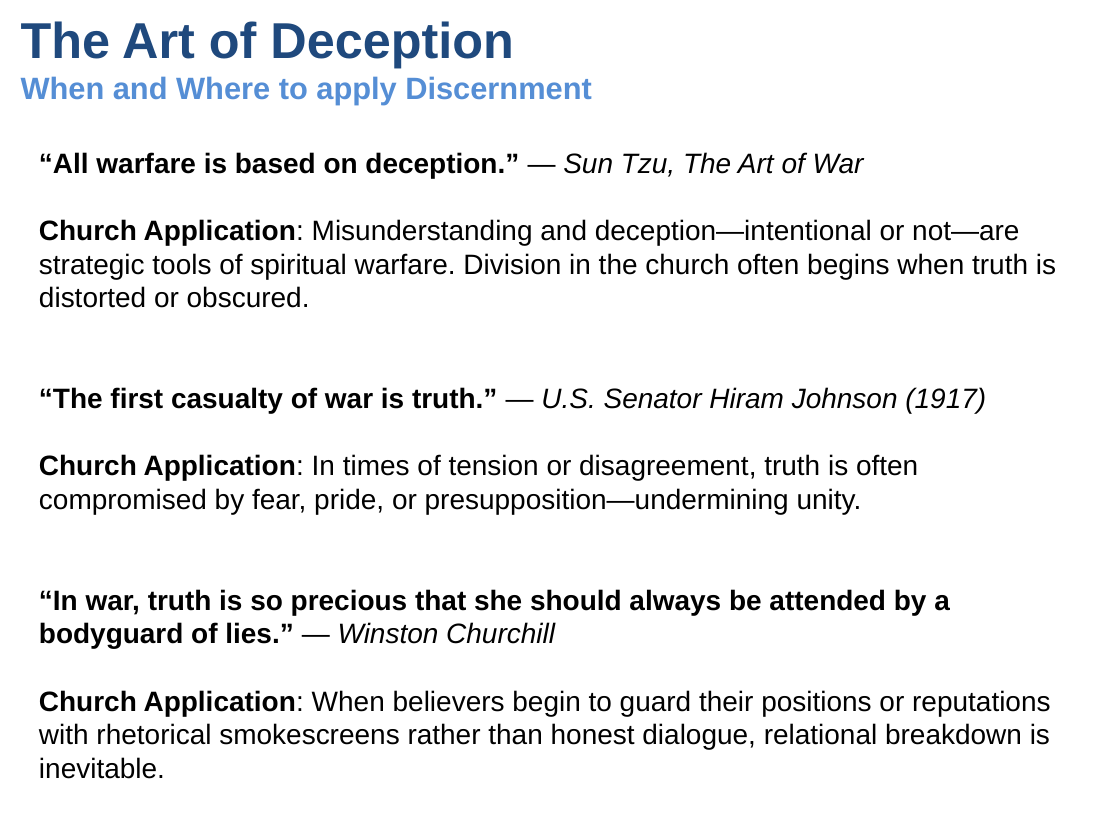
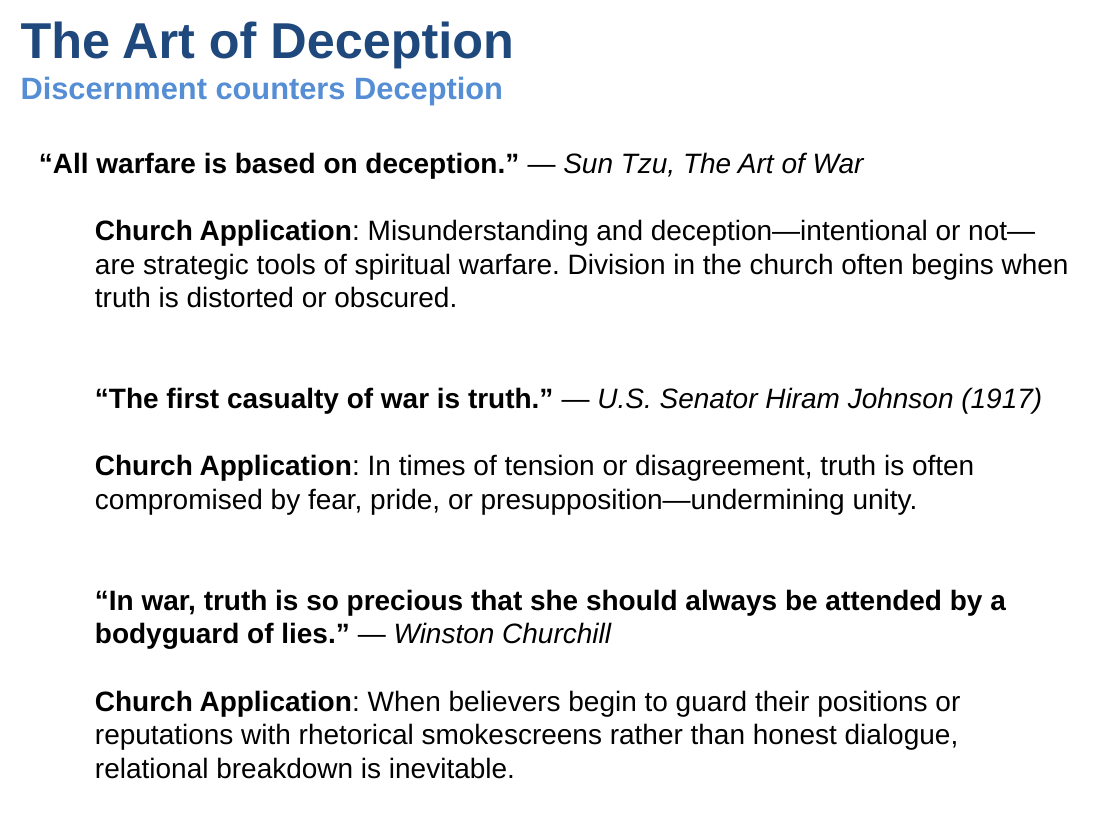
Before and after one commit to UsefulEngines/EvangelismPublic, a slide deck: slide 5 of 2025-Q3/Unity1/2025-07-06-Unity.pptx (slide 4 before the commit). Drawn at 1120x840 pixels with LibreOffice and Linux fonts; fonts in the diff are those of the drawing. Boxes give left, top, right and bottom in pixels: in the first picture for what was removed or moved away, otherwise in the second. Text is boxed around its words. In the diff, an @@ line names an element or a change of style, - is before the commit and + after.

Commit message:
Update
Update

```diff
--- a/2025-Q3/Unity1/2025-07-06-Unity.pptx
+++ b/2025-Q3/Unity1/2025-07-06-Unity.pptx
@@ title at [21,21,513,105]: text changed @@
-The Art of Deception
-When and Where to apply Discernment
+The Art of Deception
+Discernment counters Deception
@@ text at [95,219,1069,779]: list level 1 to 2 in "Church Application: Misunderstanding and deception—intention ..."; list level 1 to 2 in "Church Application: In times of ..."; list level 1 to 2 in "Church Application: When believers begin ..." @@
```
Also in this commit, not shown: 1 other slide changed, 2 slides added, 2 slides removed.
